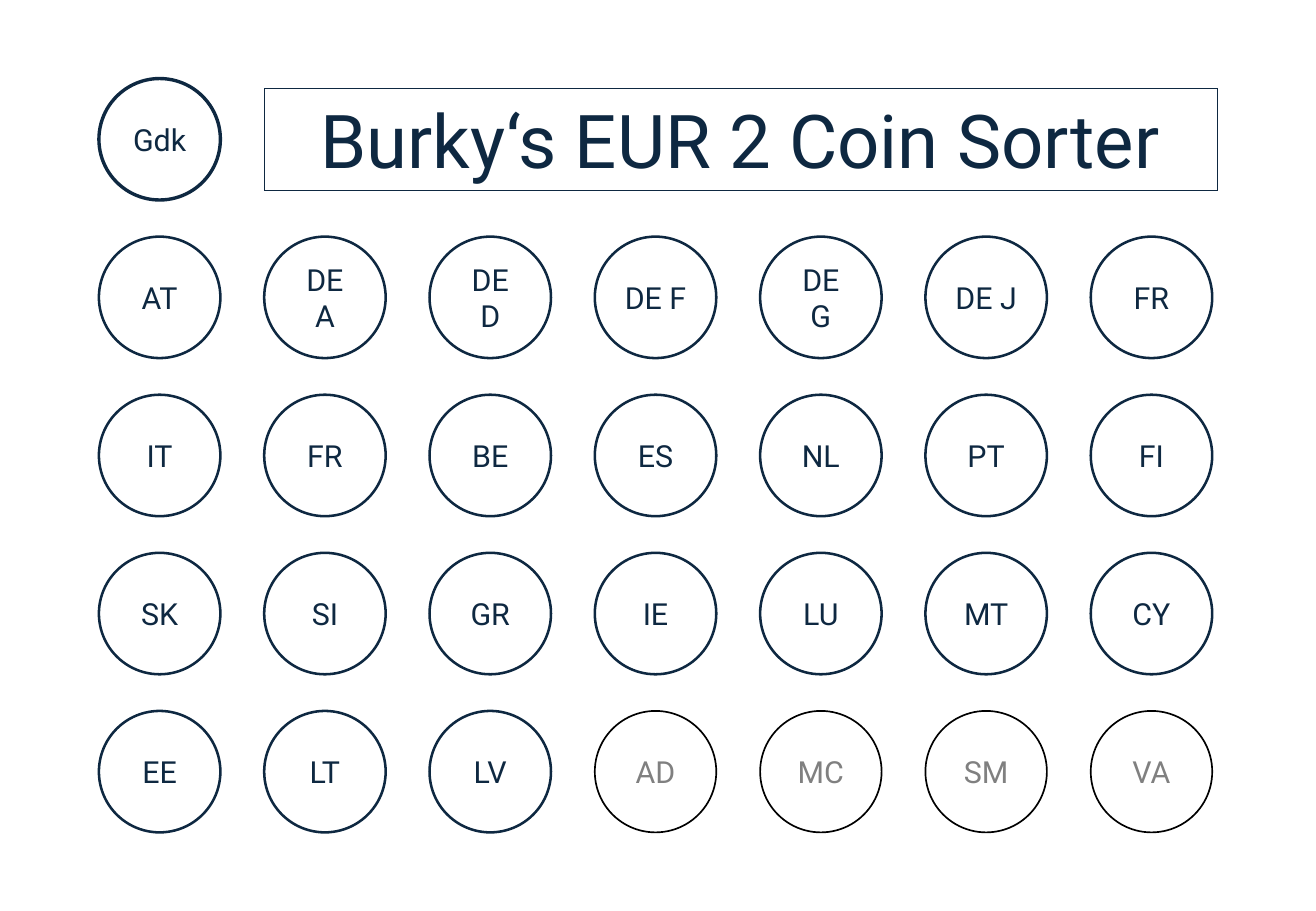
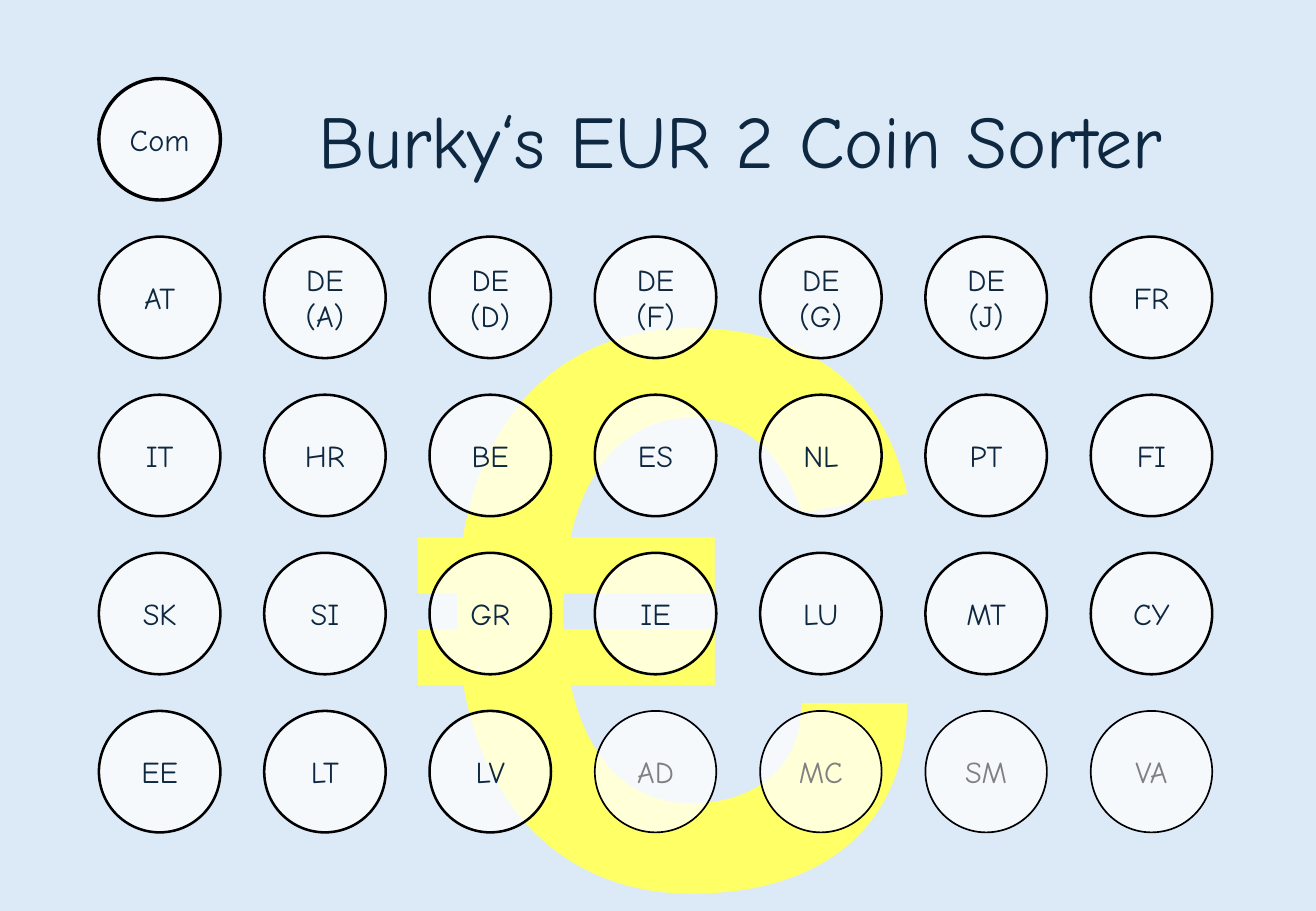
Before and after one commit to BurkyVIE/EUR2Coins, a slide deck: slide 1 of coin sort pad.pptx. Drawn at 1316x911 pixels with LibreOffice and Linux fonts; fonts in the diff are those of the drawing; background and template pictures are left out. Boxes give left, top, right and bottom in pixels: in the first picture for what was removed or moved away, otherwise in the second. Text is boxed around its words. In the diff, an @@ line names an element or a change of style, - is before the commit and + after.

```diff
--- a/coin sort pad.pptx
+++ b/coin sort pad.pptx
@@ rectangle added at [0,0,1316,911], fill #DCEAF7 @@
@@ text added at [390,40,922,911], 496 pt, text #FFFF66, bold @@
+€
@@ ellipse "Com" at [98,79,220,200]: outline #0E2841 2 pt to #000000 2 pt @@
@@ text "Burky‘s EUR 2 Coin Sorter": place and size @@
-text "Burky‘s EUR 2 Coin Sorter" at [265,89,1218,191]
+text "Burky‘s EUR 2 Coin Sorter" at [318,115,1162,183]
@@ text "Burky‘s EUR 2 Coin Sorter" at [318,115,1162,183]: font Roboto to Comic Neue; outline #0E2841 0.75 pt to none @@
@@ text in ellipse at [130,130,190,151]: text changed; font Roboto to Comic Neue @@
-Gdk
+Com
@@ text in ellipse at [306,270,345,331]: text changed; font Roboto to Comic Neue @@
-DE A
+DE (A)
@@ text in ellipse at [470,270,510,331]: text changed; font Roboto to Comic Neue @@
-DE D
+DE (D)
@@ text in ellipse at [636,270,675,331]: text changed; font Roboto to Comic Neue @@
-DE F
+DE (F)
@@ text in ellipse at [799,270,842,331]: text changed; font Roboto to Comic Neue @@
-DE G
+DE (G)
@@ text in ellipse at [967,270,1004,331]: text changed; font Roboto to Comic Neue @@
-DE J
+DE (J)
@@ outline #0E2841 1.5 pt to #000000 1.5 pt in 6 elements at [265,237,386,358], [430,237,552,358], [595,237,717,358], [761,237,882,358], [926,237,1047,358], [265,395,386,516] @@
@@ text in ellipse at [305,446,345,467]: text changed; font Roboto to Comic Neue @@
-FR
+HR
@@ font Roboto to Comic Neue; outline #0E2841 1.5 pt to #000000 1.5 pt in 18 elements at [98,237,220,358], [1091,237,1213,358], [98,395,220,516], [430,395,552,516], [595,395,717,516], [761,395,882,516], [926,395,1047,516], [1091,395,1213,516], [98,553,220,674], [265,553,386,674], [430,553,552,674], [595,553,717,674], [761,553,882,674], [926,553,1047,674], [1091,553,1213,674], [98,711,220,832], [265,711,386,832], [430,711,552,832] @@
@@ font Roboto to Comic Neue in 4 elements at [595,711,717,832], [761,711,882,832], [926,711,1047,832], [1091,711,1213,832] @@
```
Also in this commit, not shown: 1 slide added.
